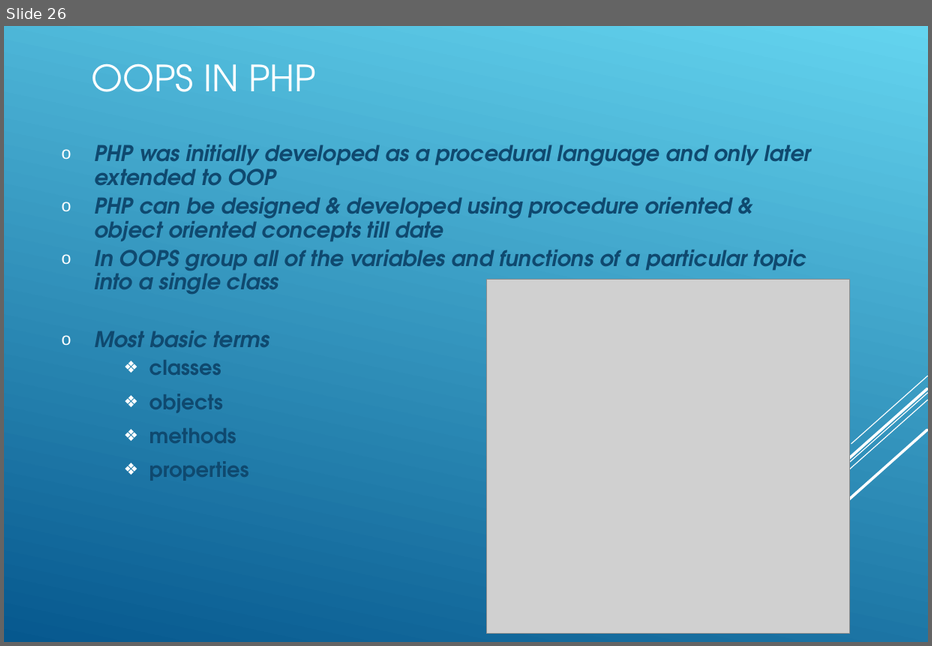
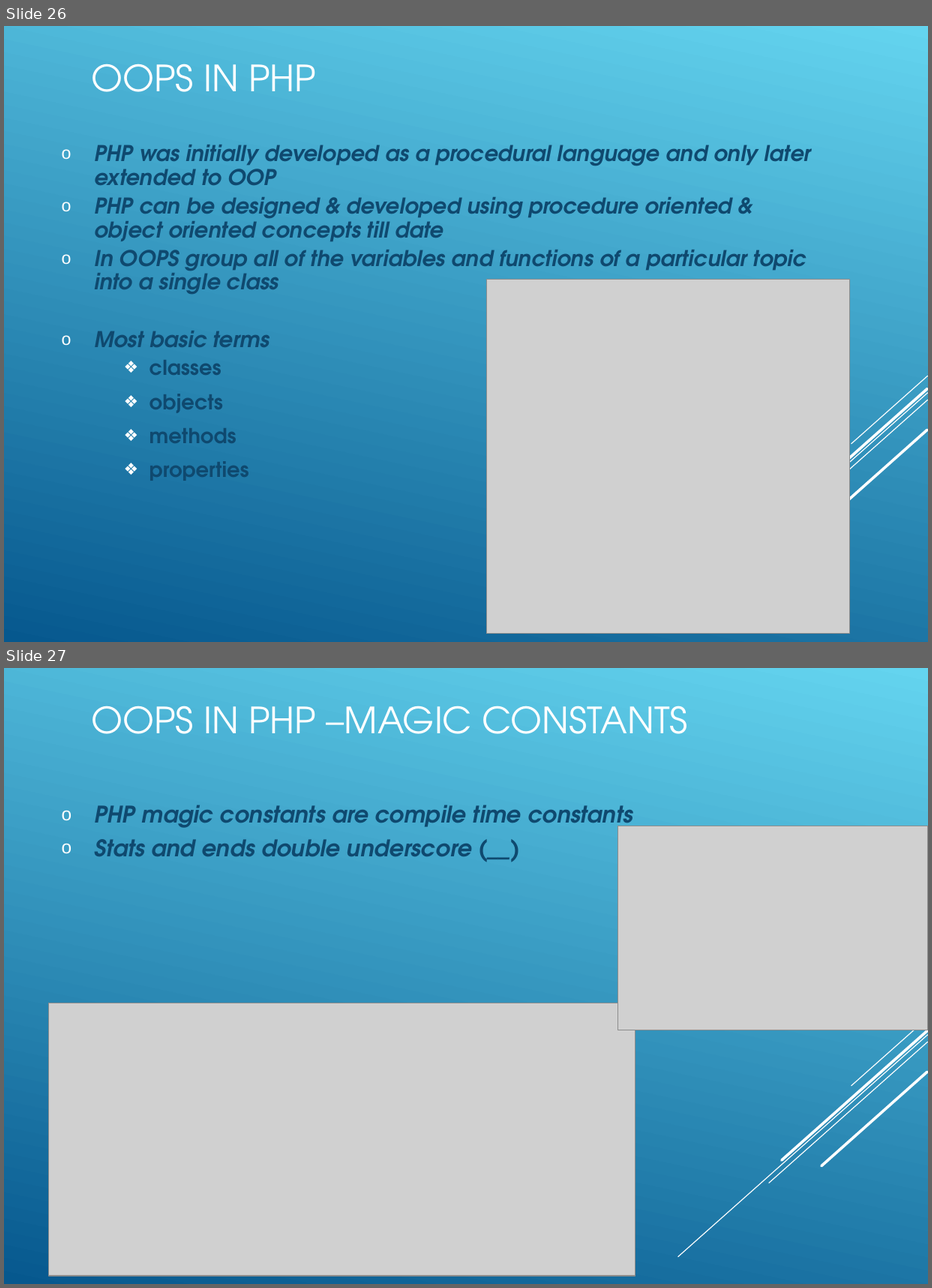
Before and after one commit to koushikgraj/PHP-Training, a slide deck: PHP-Presentation.ppt. Shown one above the other, each under a label of ours: slide 26 before the commit, slides 26 and 27 after it. The pictures are 932x646 and 932x1288 pixels, drawn with LibreOffice and Linux fonts; fonts in the diff are those of the drawing; grey boxes stand for pictures. Boxes give left, top, right and bottom in pixels: in the first picture for what was removed or moved away, otherwise in the second. Text is boxed around its words. In the diff, an @@ line names an element or a change of style, - is before the commit and + after.

Commit message:
23-May-2021 : PHP OOPS

```diff
--- a/PHP-Presentation.ppt
+++ b/PHP-Presentation.ppt
@@ slide 27 added at box(4, 668, 928, 1284), background gradient #64D4EF to #06588E; not listed: 5 template elements that a slide beside it also shows @@
@@ title added at box(91, 706, 688, 734), 30 pt, text #FFFFFF @@
+OOPS IN PHP –MAGIC CONSTANTS
@@ subtitle added at box(94, 804, 633, 856), 19 pt, text #0F496F, bold, italic @@
+  o PHP magic constants are compile time constants
+  o Stats and ends double underscore (__)
@@ picture added at box(618, 826, 928, 1030) @@
@@ picture added at box(48, 1003, 635, 1276) @@
```
Also in this commit, not shown: 1 slide changed, 4 other slides added, 1 slide removed, 13 other files.
